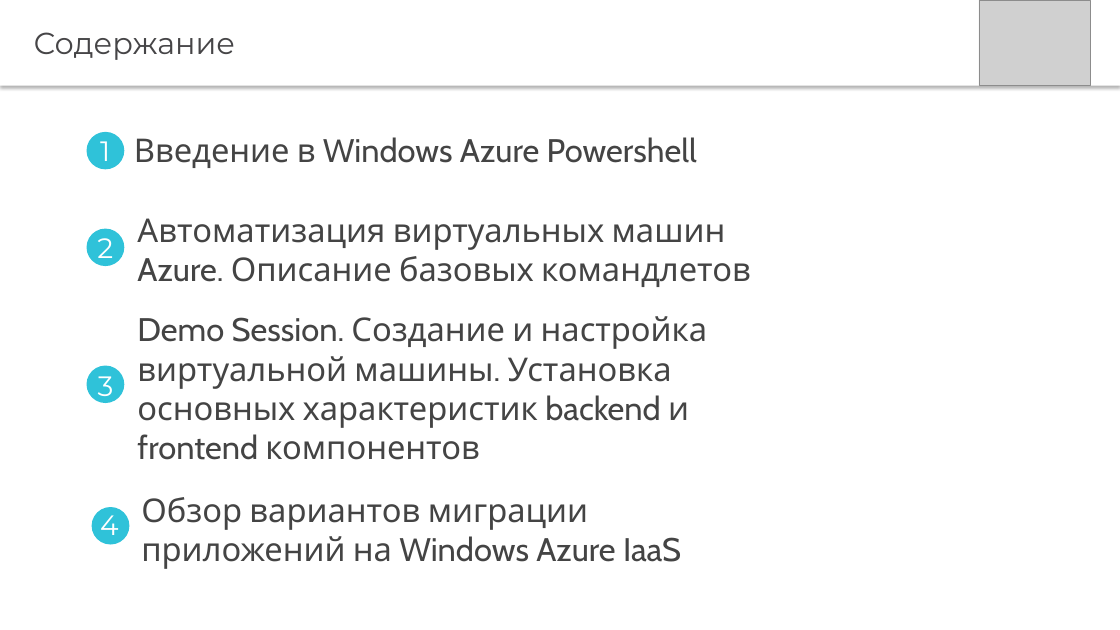
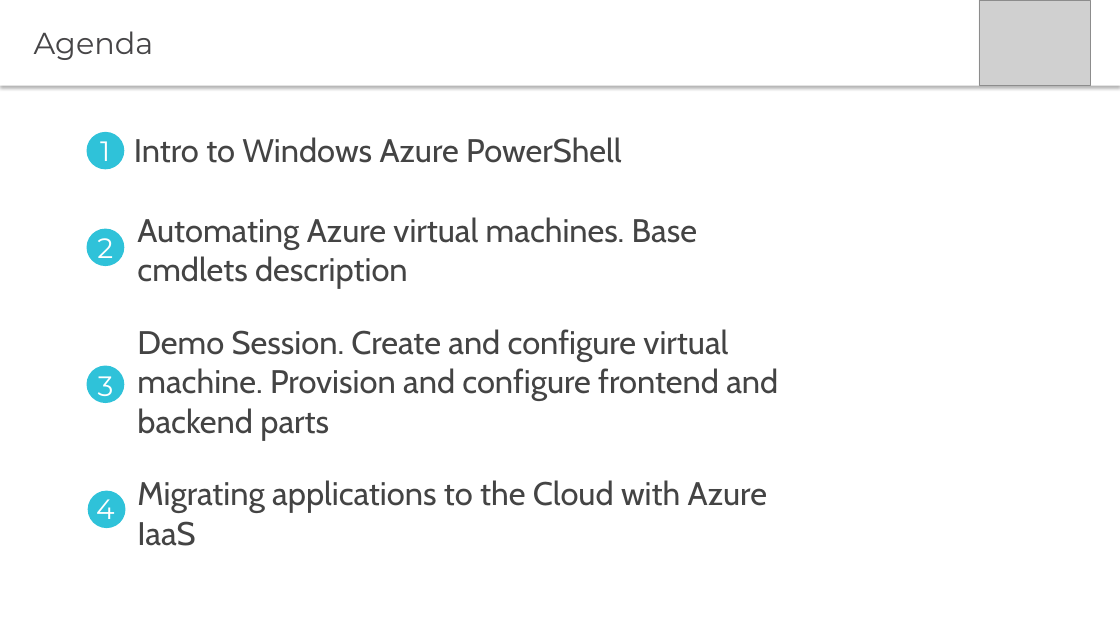
Before and after one commit to PyroJoke/AzureBootcamp2015Kharkiv, a slide deck: slide 2 of Virtual Machines Automated Deployment/Global Azure Bootcamp - Automating Azure VMs with Powershell.pptx. Drawn at 1120x630 pixels with LibreOffice and Linux fonts; fonts in the diff are those of the drawing; grey boxes stand for pictures. Boxes give left, top, right and bottom in pixels: in the first picture for what was removed or moved away, otherwise in the second. Text is boxed around its words. In the diff, an @@ line names an element or a change of style, - is before the commit and + after.

```diff
--- a/Virtual Machines Automated Deployment/Global Azure Bootcamp - Automating Azure VMs with Powershell.pptx
+++ b/Virtual Machines Automated Deployment/Global Azure Bootcamp - Automating Azure VMs with Powershell.pptx
@@ text at [34, 31, 154, 60]: text changed @@
-Содержание
+Agenda
@@ text at [134, 137, 621, 163]: text changed @@
-Введение в Windows Azure Powershell
+Intro to Windows Azure PowerShell
@@ text at [137, 217, 697, 289]: text changed @@
-Автоматизация виртуальных машин Azure. Описание базовых командлетов
+Automating Azure virtual machines. Base cmdlets description
@@ text at [137, 329, 778, 441]: text changed @@
-Demo Session. Создание и настройка виртуальной машины. Установка основных характеристик backend и frontend компонентов
+Demo Session. Create and configure virtual machine. Provision and configure frontend and backend parts
@@ ellipse: place and size @@
-ellipse at [92, 507, 129, 545]
+ellipse at [87, 491, 125, 528]
@@ text "4": place and size @@
-text "4" at [100, 508, 119, 543]
+text "4" at [96, 491, 115, 526]
@@ text at [137, 480, 767, 546]: text changed @@
-Обзор вариантов миграции приложений на Windows Azure IaaS
+Migrating applications to the Cloud with Azure IaaS
```
Also in this commit, not shown: 15 other slides changed, 10 slides added, 1 slide removed, 2 other files.
